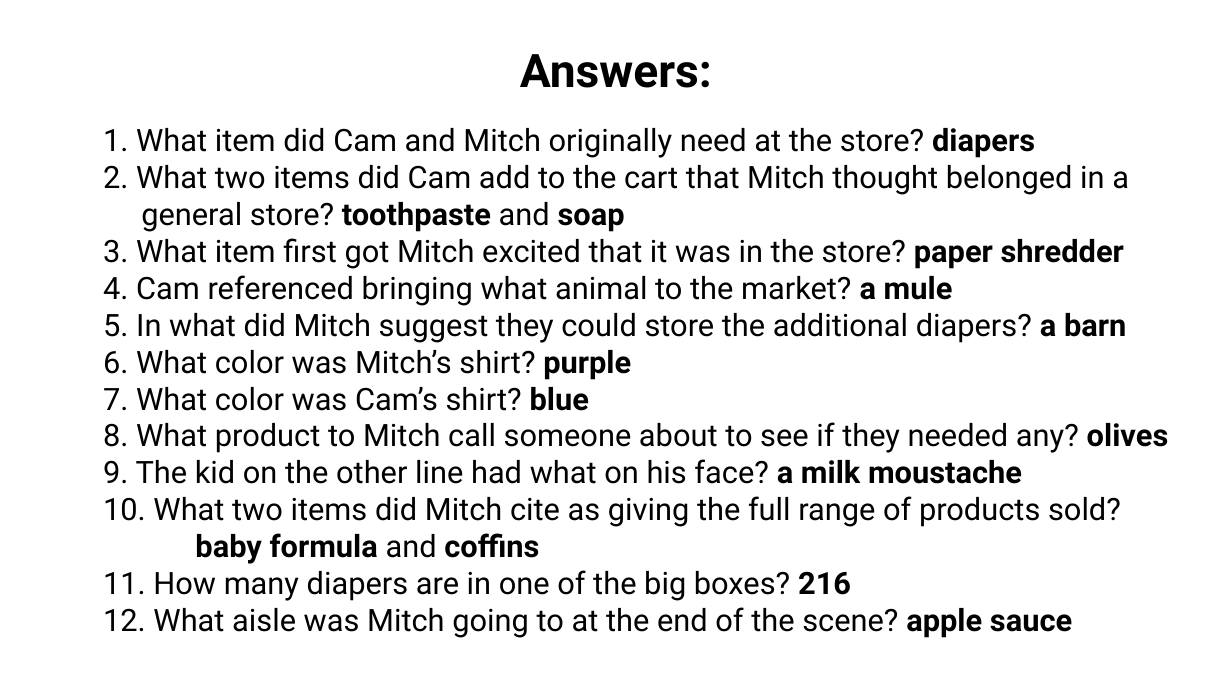
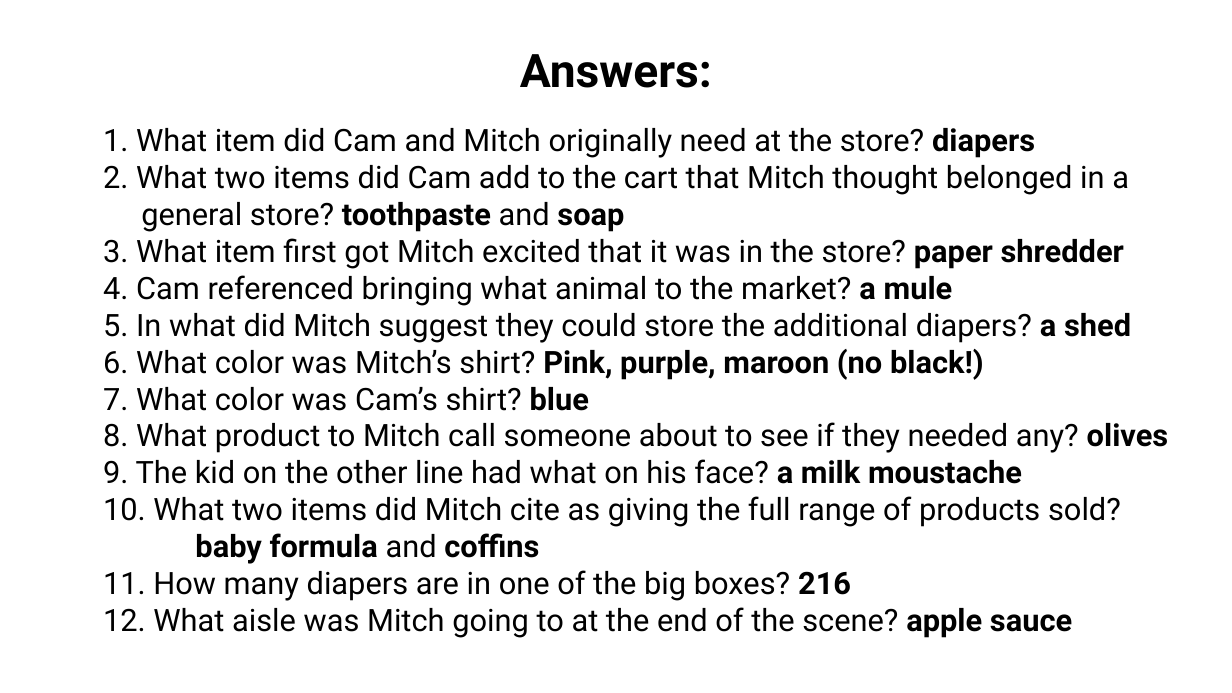
Before and after one commit to taylor-arnold/courses, a slide deck: slide 77 of dsst289-f25/pslides/experiments.pptx. Drawn at 1232x693 pixels with LibreOffice and Linux fonts; fonts in the diff are those of the drawing. Boxes give left, top, right and bottom in pixels: in the first picture for what was removed or moved away, otherwise in the second. Text is boxed around its words. In the diff, an @@ line names an element or a change of style, - is before the commit and + after.

```diff
--- a/dsst289-f25/pslides/experiments.pptx
+++ b/dsst289-f25/pslides/experiments.pptx
@@ text at (x1=103, y1=313, x2=1131, y2=380): text changed @@
-5. In what did Mitch suggest they could store the additional diapers? a barn
-6. What color was Mitch’s shirt? purple
+5. In what did Mitch suggest they could store the additional diapers? a shed
+6. What color was Mitch’s shirt? Pink, purple, maroon (no black!)
```
Also in this commit, not shown: 1 other file.
